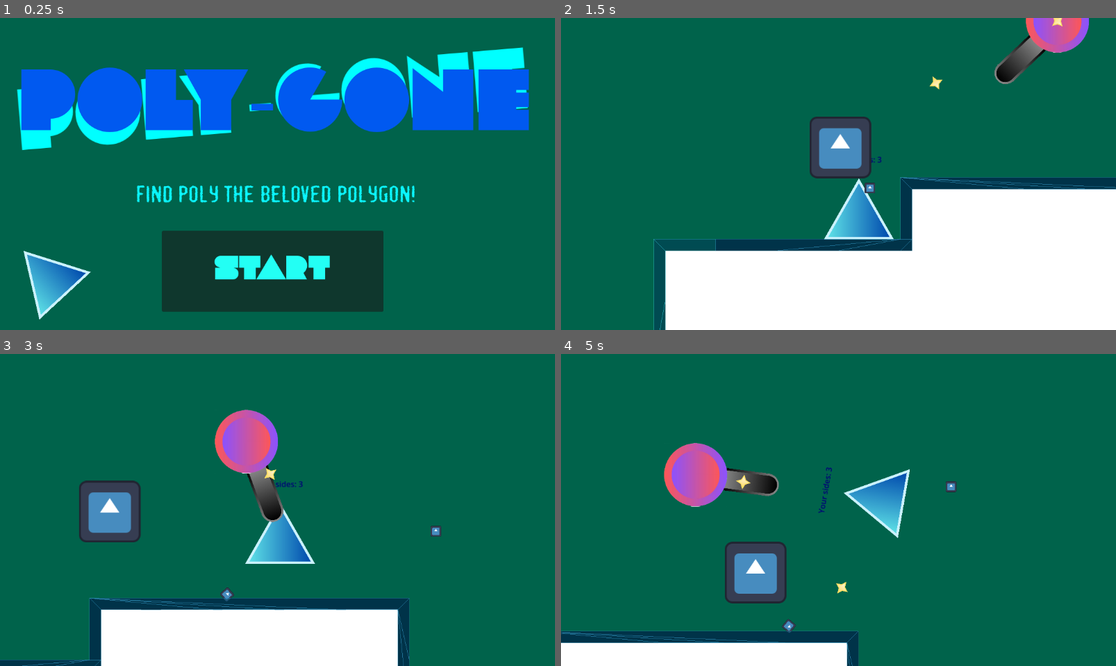
Above: before the commit, frames 1-4 (two rows, left to right).
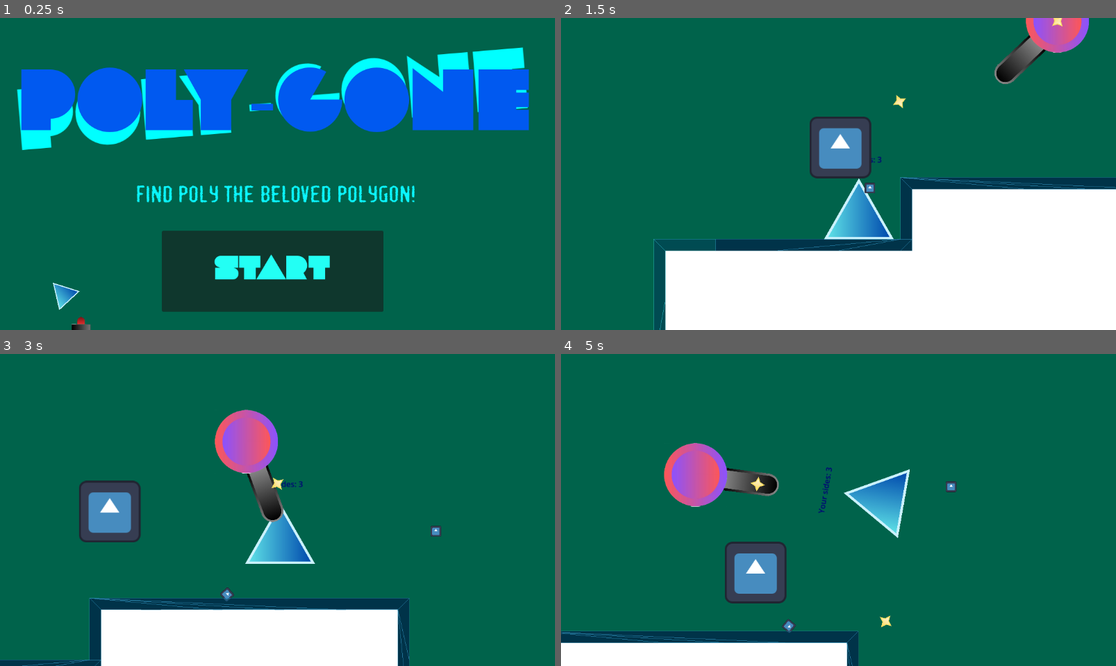
Above: after the commit, the same moments.

Repository: Eldragon126/Shapes
Game: Godot game, scene res://nodes/title_screen.tscn
Two runs of this game, one before a commit and one after it. Both use one fixed random seed, a clock stepped at 60 frames per second and the inputs below. The engine's default icon, where the game draws it, is replaced by a stand-in: a white triangle on a blue panel in a dark square.
Inputs (mouse positions are in pixels of both pictures, inside the frame that each line leads up to):
- Up to frame 1 (0.25 s): no input
- Up to frame 2 (1.5 s): click "Start" at 0.5 s; move the mouse to (783, 33) at 1.27 s; hold Right (ui_right) from 1.28 s (still down); click (783, 33) at 1.35 s
- Up to frame 3 (3 s): tap Space (jump) at 1.52, 2.27 s; move the mouse to (77, 563) at 2.02 s; click (77, 563) at 2.1 s; move the mouse to (333, 441) at 2.77 s; release Right (ui_right) at 2.78 s; hold Left (ui_left) from 2.78 s (still down); click (333, 441) at 2.85 s
- Up to frame 4 (5 s): move the mouse to (1038, 622) at 3.52 s; release Left (ui_left) at 3.53 s; hold Right (ui_right) from 3.53 s (still down); click (1038, 622) at 3.6 s; tap Space (jump) at 3.77, 4.52 s; move the mouse to (1005, 556) at 4.27 s; click (1005, 556) at 4.35 s

The runs differ from the first frame. In frame 1, 1.4% of the frame differs, in the area x 4-17%, y 74-100%; in frame 2, 0.1%; in frame 3, less than 0.1%; in frame 4, 0.2%.

Commit message:
Changed the Title Screen

Diff:
--- a/nodes/Enemies/bullet_enemy_turret.tscn
+++ b/nodes/Enemies/bullet_enemy_turret.tscn
@@ -10,6 +10,7 @@
 [node name="BulletEnemyTurret" type="AnimatableBody2D"]
 input_pickable = true
 script = ExtResource("1_gp58h")
+SPEED = 1300
 
 [node name="Sprite2D" type="Sprite2D" parent="."]
 scale = Vector2(0.25, 0.25)
--- a/nodes/title_screen.tscn
+++ b/nodes/title_screen.tscn
@@ -1,10 +1,11 @@
-[gd_scene load_steps=10 format=3 uid="uid://bptb2bnr0r4t8"]
+[gd_scene load_steps=11 format=3 uid="uid://bptb2bnr0r4t8"]
 
 [ext_resource type="FontFile" uid="uid://ye10sod4od46" path="res://assets/Fonts/LOT.otf" id="1_ej4rx"]
 [ext_resource type="Script" uid="uid://bht3kfsug165p" path="res://scripts/title_screen.gd" id="1_k2p5a"]
 [ext_resource type="FontFile" uid="uid://cye53no5kwfb5" path="res://assets/Fonts/Fragile Bombers Down.otf" id="2_0ewjg"]
 [ext_resource type="Texture2D" uid="uid://bbljlgvam47q" path="res://assets/Player/Triangle.png" id="2_yykhi"]
 [ext_resource type="AudioStream" uid="uid://dc4ei57m10v54" path="res://assets/Soundtrack/TitleScreen.mp3" id="4_yykhi"]
+[ext_resource type="Texture2D" uid="uid://c1hypu6c0u4ml" path="res://assets/ButtonOn.png" id="6_20teu"]
 
 [sub_resource type="Theme" id="Theme_yykhi"]
 default_font = ExtResource("1_ej4rx")
@@ -150,8 +151,8 @@
 autoplay = "ColorChangeTitle"
 
 [node name="Triangle" type="Sprite2D" parent="AnimationPlayer"]
-position = Vector2(102.00012, 544.00006)
-scale = Vector2(0.25, 0.25)
+position = Vector2(131, 574)
+scale = Vector2(0.1, 0.1)
 texture = ExtResource("2_yykhi")
 offset = Vector2(8, -68)
 
@@ -194,4 +195,9 @@
 autoplay = true
 parameters/looping = true
 
+[node name="Button" type="Sprite2D" parent="."]
+position = Vector2(168, 635)
+scale = Vector2(0.1, 0.1)
+texture = ExtResource("6_20teu")
+
 [connection signal="pressed" from="Start" to="." method="_on_start_pressed"]
